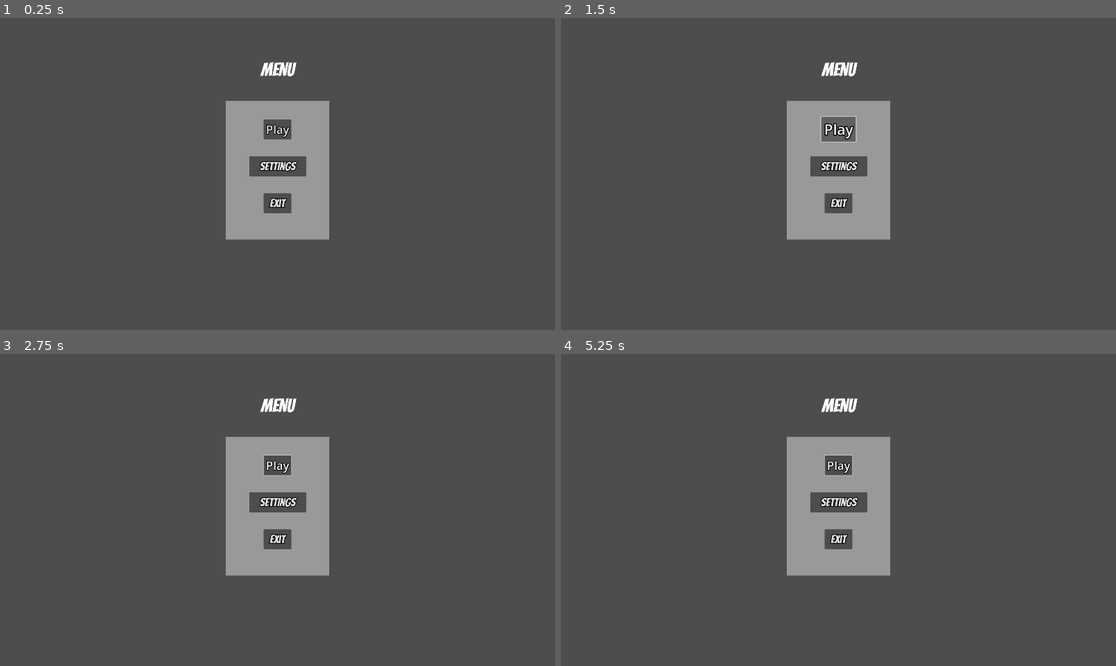
Above: before the commit, frames 1-4 (two rows, left to right).
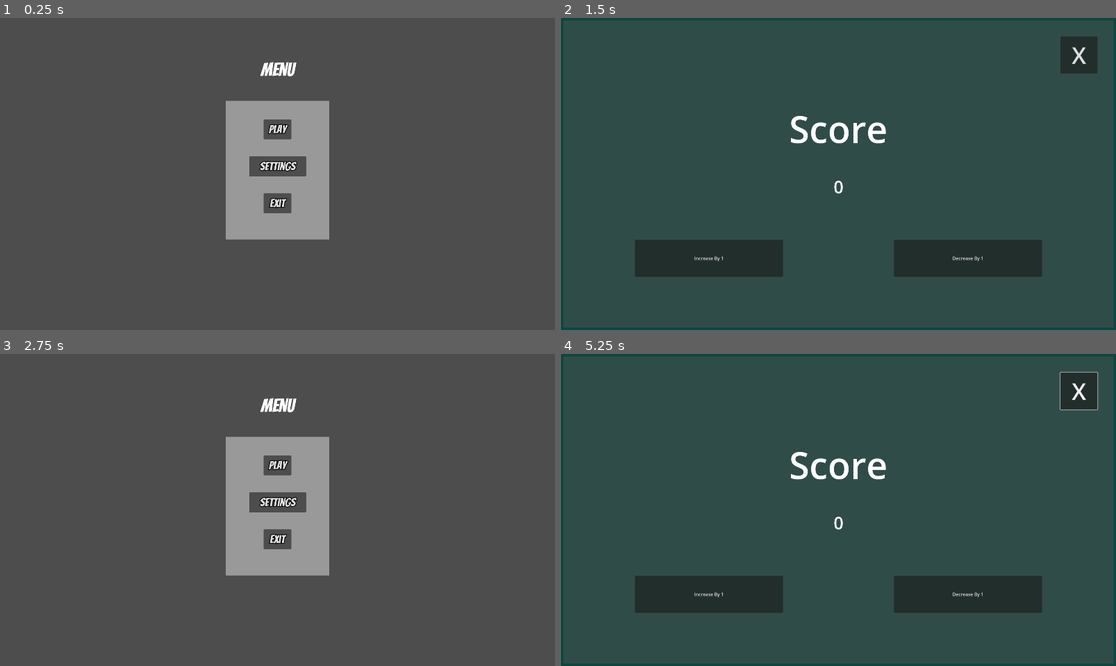
Above: after the commit, the same moments.

Repository: 00jamiil/TowerDefenceProject
Game: Godot game, scene res://Scenes/MainMenu.tscn
Same seed, same stepped clock (60 frames per second), same inputs: the game is played once before the commit and once after it.
Inputs (mouse positions are in pixels of both pictures, inside the frame that each line leads up to):
- Up to frame 1 (0.25 s): no input
- Up to frame 2 (1.5 s): click "Settings" at 0.5 s; click "Play" at 1.25 s
- Up to frame 3 (2.75 s): click (516, 391) at 2 s, where only the run after the commit has a clickable "X"
- Up to frame 4 (5.25 s): click "Play" at 2.75 s; click (710, 594) at 3.5 s, where only the run after the commit has a clickable "Increase By 1"; click (966, 594) at 4.25 s, where only the run after the commit has a clickable "Decrease By 1"; tap Enter at 5 s; move the mouse to (960, 494) at 5.02 s; hold Up (ui_up) from 5.03 s (still down)

The runs differ from the first frame. In frame 1, 0.1% of the frame differs, in the area x 47-53%, y 33-39%; in frame 2, 100%, in the area x 0-100%, y 0-100%; in frame 3, 0.1%; in frame 4, 100%.

Commit message:
Alpha Testing 1.1

Diff:
--- a/Scenes/MainMenu.tscn
+++ b/Scenes/MainMenu.tscn
@@ -85,6 +85,7 @@
 offset_right = 228.0
 offset_bottom = 133.0
 theme_override_constants/outline_size = 10
+theme_override_fonts/font = ExtResource("1_p1l1h")
 theme_override_font_sizes/font_size = 40
 text = "Play"
 
@@ -115,3 +116,10 @@
 [connection signal="resized" from="MenuPanel/PlayLabel" to="MenuPanel/PlayLabel" method="_on_resized"]
 [connection signal="mouse_entered" from="MenuPanel/PlayButton" to="MenuPanel" method="_on_play_button_mouse_entered"]
 [connection signal="mouse_exited" from="MenuPanel/PlayButton" to="MenuPanel" method="_on_play_button_mouse_exited"]
+[connection signal="pressed" from="MenuPanel/PlayButton" to="MenuPanel" method="_on_play_button_pressed"]
+[connection signal="mouse_entered" from="MenuPanel/SettingsButton" to="MenuPanel" method="_on_settings_button_mouse_entered"]
+[connection signal="mouse_exited" from="MenuPanel/SettingsButton" to="MenuPanel" method="_on_settings_button_mouse_exited"]
+[connection signal="pressed" from="MenuPanel/SettingsButton" to="MenuPanel" method="_on_settings_button_pressed"]
+[connection signal="mouse_entered" from="MenuPanel/ExitButton" to="MenuPanel" method="_on_exit_button_mouse_entered"]
+[connection signal="mouse_exited" from="MenuPanel/ExitButton" to="MenuPanel" method="_on_exit_button_mouse_exited"]
+[connection signal="pressed" from="MenuPanel/ExitButton" to="MenuPanel" method="_on_exit_button_pressed"]
--- a/Scenes/Testing clicks.tscn
+++ b/Scenes/Testing clicks.tscn
@@ -66,5 +66,15 @@
 horizontal_alignment = 1
 vertical_alignment = 1
 
+[node name="BackButton" type="Button" parent="Panel"]
+layout_mode = 0
+offset_left = 1728.0
+offset_top = 64.0
+offset_right = 1856.0
+offset_bottom = 192.0
+theme_override_font_sizes/font_size = 80
+text = "X"
+
 [connection signal="pressed" from="Panel/increaseButton" to="Panel" method="_on_increase_button_pressed"]
 [connection signal="pressed" from="Panel/DecreaseButton" to="Panel" method="_on_decrease_button_pressed"]
+[connection signal="pressed" from="Panel/BackButton" to="Panel" method="_on_back_button_pressed"]
--- a/Scripts/menu_panel.gd
+++ b/Scripts/menu_panel.gd
@@ -36,14 +36,46 @@
 
 #------------------------This is my new Code for the buttons ---------------------------------
 extends Panel
-func _on_play_button_mouse_entered() -> void:
-	$PlayButton.scale = Vector2(1.25, 1.25)
-	$PlayButton.position = Vector2(132-12, 64-8.625)
 
-	pass
+func _on_play_button_mouse_entered() -> void:				#Play button Hover
+	$PlayButton.scale = Vector2(1.25, 1.25)					#Play button Hover
+	$PlayButton.position = Vector2(132-12, 64-8.625)		#Play button Hover
+	pass													#Play button Hover
+
+func _on_play_button_mouse_exited() -> void:				#Play button Exit Hover
+	$PlayButton.scale = Vector2(1, 1)						#Play button Exit Hover
+	$PlayButton.position = Vector2(132, 64)					#Play button Exit Hover
+	pass													#Play button Exit Hover
+
+func _on_settings_button_mouse_entered() -> void:			#Settings button Hover
+	$SettingsButton.scale = Vector2(1.25, 1.25)				#Settings button Hover
+	$SettingsButton.position = Vector2(81.5-20.375, 192-6)	#Settings button Hover
+	pass # Replace with function body.						#Settings button Hover
+
+func _on_settings_button_mouse_exited() -> void:			#Settings button Exit Hover
+	$SettingsButton.scale = Vector2(1, 1)					#Settings button Exit Hover
+	$SettingsButton.position = Vector2(81.5, 192)			#Settings button Exit Hover
+	pass # Replace with function body.						#Settings button Exit Hover
+
+func _on_exit_button_mouse_entered() -> void:				#Exit button Hover
+	$ExitButton.scale = Vector2(1.25, 1.25)					#Exit button Hover
+	$ExitButton.position = Vector2(132-11, 320-10)			#Exit button Hover
+	pass # Replace with function body.						#Exit button Hover
+
+func _on_exit_button_mouse_exited() -> void:				#Exit button Exit Hover
+	$ExitButton.scale = Vector2(1, 1)						#Exit button Exit Hover
+	$ExitButton.position = Vector2(132, 320)				#Exit button Exit Hover
+	pass # Replace with function body.						#Exit button Exit Hover
+
+func _on_play_button_pressed() -> void:
+	get_tree().change_scene_to_file("res://Scenes/Testing clicks.tscn")
+	pass # Replace with function body.
 
 
-func _on_play_button_mouse_exited() -> void:
-	$PlayButton.scale = Vector2(1, 1)
-	$PlayButton.position = Vector2(132, 64)
-	pass
+func _on_settings_button_pressed() -> void:
+
+	pass # Replace with function body.
+
+func _on_exit_button_pressed() -> void:
+	get_tree().quit()										#Quit the game when Exit is pressed (Might add a conform screen)
+	pass # Replace with function body.
--- a/Scripts/panel.gd
+++ b/Scripts/panel.gd
@@ -10,3 +10,7 @@
 	number=int(number)-1
 	$NumberScoreLabel.text=str(number)
 	pass # Replace with function body.
+
+func _on_back_button_pressed() -> void:
+	get_tree().change_scene_to_file("res://Scenes/MainMenu.tscn")
+	pass # Replace with function body.
